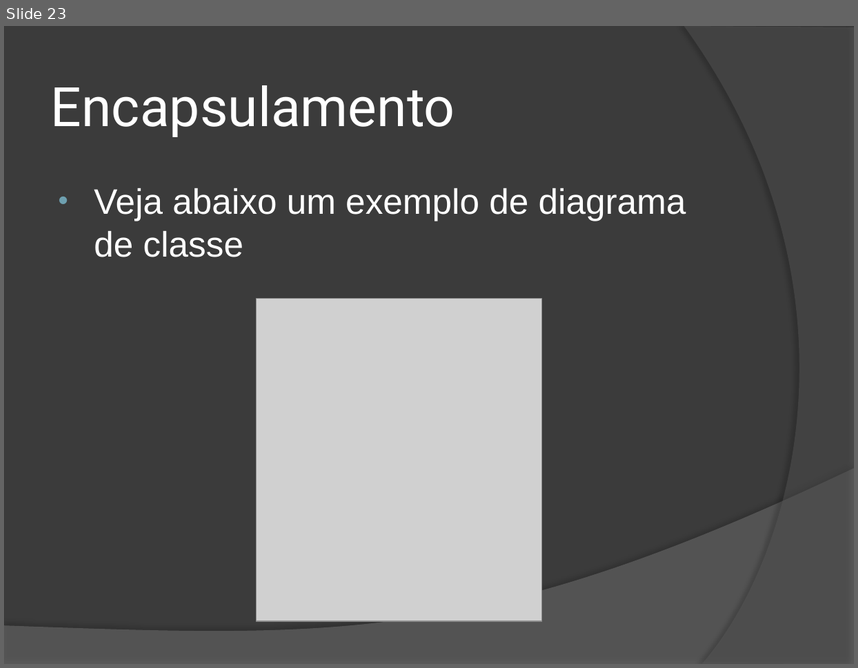
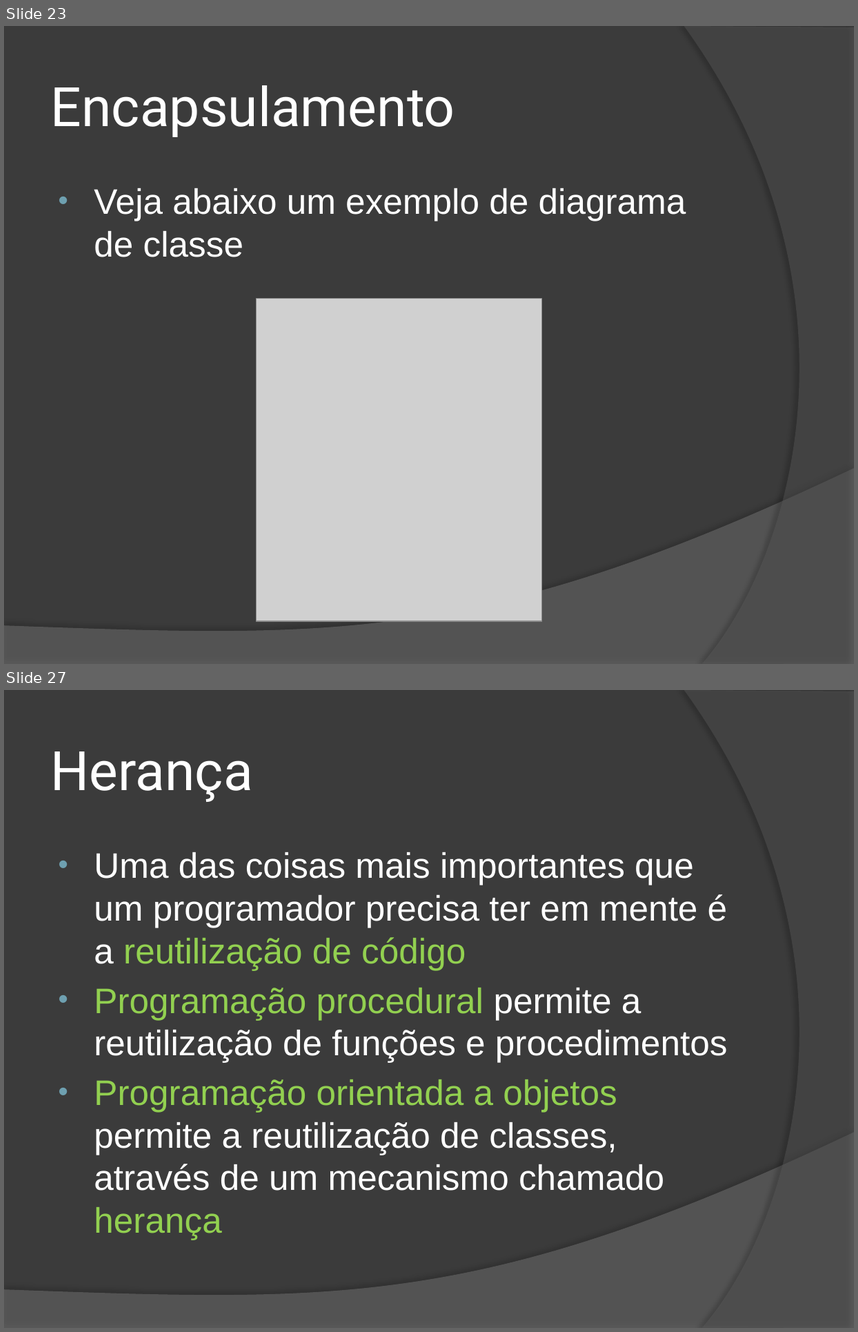
Before and after one commit to wind39/wind39.github.io, a slide deck: curso/modulo2capitulo1.pptx. Shown one above the other, each under a label of ours: slide 23 before the commit, slides 23 and 27 after it; the slides between them are not shown. The pictures are 858x668 and 858x1332 pixels, drawn with LibreOffice and Linux fonts; fonts in the diff are those of the drawing; grey boxes stand for pictures. Boxes give left, top, right and bottom in pixels: in the first picture for what was removed or moved away, otherwise in the second. Text is boxed around its words. In the diff, an @@ line names an element or a change of style, - is before the commit and + after.

```diff
--- a/curso/modulo2capitulo1.pptx
+++ b/curso/modulo2capitulo1.pptx
@@ slide 27 added at [4, 690, 854, 1328], background #3B3B3B; not listed: 2 template elements that a slide beside it also shows @@
@@ title added at [51, 751, 253, 802], 46 pt, text #FFFFFF @@
+Herança
@@ text added at [94, 852, 728, 1239], 30 pt, text #FFFFFF @@
+• Uma das coisas mais importantes que um programador precisa ter em mente é a reutilização de código
+• Programação procedural permite a reutilização de funções e procedimentos
+• Programação orientada a objetos permite a reutilização de classes, através de um mecanismo chamado herança
```
Also in this commit, not shown: 1 slide changed, 6 other slides added, 3 other files.
